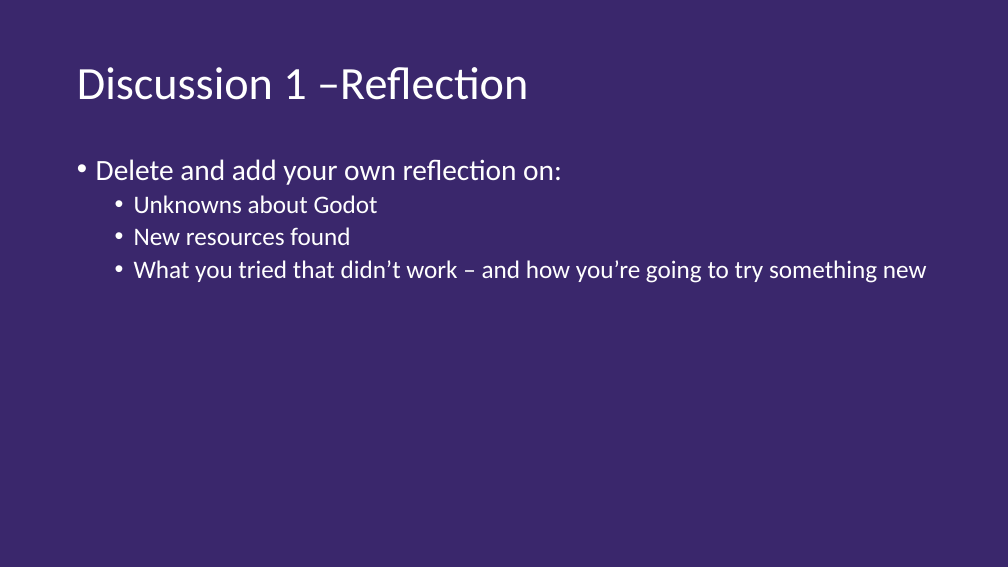
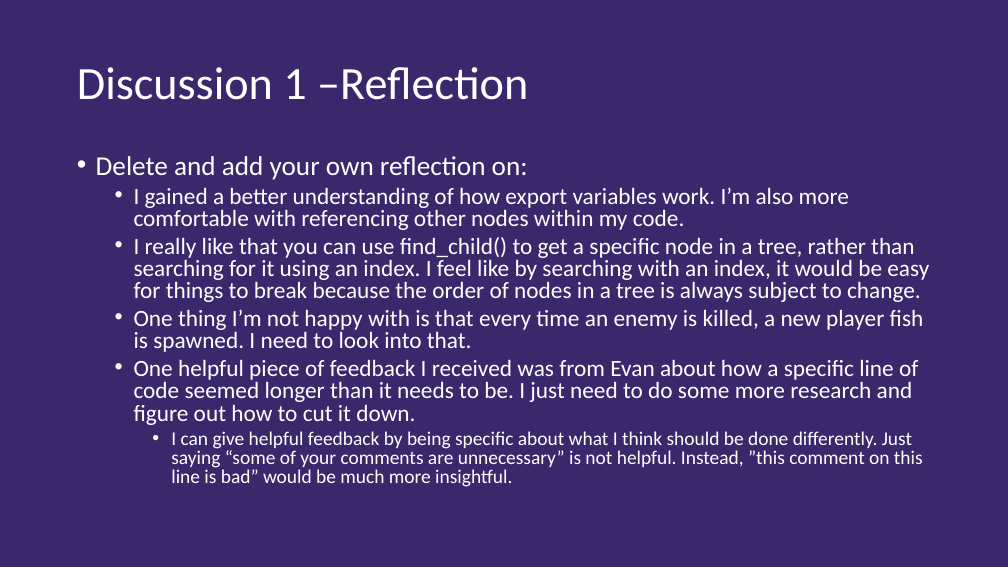
Before and after one commit to spencersmith24/CS315_Project1, a slide deck: slide 7 of CS315 P1 Production.pptx. Drawn at 1008x567 pixels with LibreOffice and Linux fonts; fonts in the diff are those of the drawing. Boxes give left, top, right and bottom in pixels: in the first picture for what was removed or moved away, otherwise in the second. Text is boxed around its words. In the diff, an @@ line names an element or a change of style, - is before the commit and + after.

Commit message:
i lowkey have no idea what i did

```diff
--- a/CS315 P1 Production.pptx
+++ b/CS315 P1 Production.pptx
@@ text at (x1=96, y1=156, x2=528, y2=180): size 28 to 25.9 pt in "Delete and add your own reflection on:"; line spacing 0.9 to 0.8 @@
@@ text at (x1=134, y1=187, x2=929, y2=487): text changed; size 24 to 22.2 pt @@
-  • Unknowns about Godot
-  • New resources found
-  • What you tried that didn’t work – and how you’re going to try something new
+  • I gained a better understanding of how export variables work. I’m also more comfortable with referencing other nodes within my code.
+  • I really like that you can use find_child() to get a specific node in a tree, rather than searching for it using an index. I feel like by searching with an index, it would be easy for things to break because the order of nodes in a tree is always subject to change.
+  • One thing I’m not happy with is that every time an enemy is killed, a new player fish is spawned. I need to look into that.
+  • One helpful piece of feedback I received was from Evan about how a specific line of code seemed longer than it needs to be. I just need to do some more research and figure out how to cut it down.
+    • I can give helpful feedback by being specific about what I think should be done differently. Just saying “some of your comments are unnecessary” is not helpful. Instead, ”this comment on this line is bad” would be much more insightful.
```
Also in this commit, not shown: 7 other slides changed, 10 other files.
